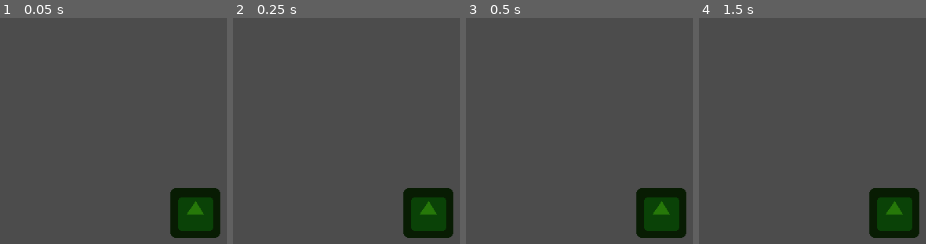
Above: before the commit, frames 1-4 (left to right).
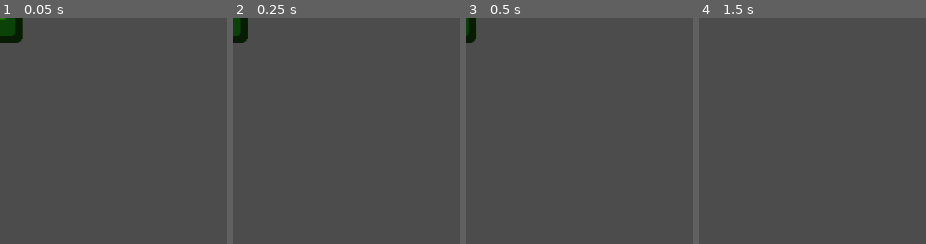
Above: after the commit, the same moments.

Repository: manning390/number-horde
Game: Godot game, scene res://Enemy.tscn
Same seed, same stepped clock (60 frames per second), same inputs: the game is played once before the commit and once after it. This scene is started directly instead of the project's main scene. The engine's default icon, where the game draws it, is replaced by a stand-in: a white triangle on a blue panel in a dark square.
Inputs:
- Up to frame 1 (0.05 s): no input
- Up to frame 2 (0.25 s): no input
- Up to frame 3 (0.5 s): no input
- Up to frame 4 (1.5 s): tap Enter at 0.5 s; tap Space at 1.25 s

The runs differ from the first frame. In frame 1, 5.9% of the frame differs, in the area x 0-97%, y 0-98%; in frame 2, 5.5%; in frame 3, 5.3%; in frame 4, 4.8%.

Commit message:
Spawning zombies and a bunch of other stuff related to that.

Diff:
--- a/Enemy.tscn
+++ b/Enemy.tscn
@@ -1,7 +1,7 @@
 [gd_scene load_steps=5 format=2]
 
 [ext_resource path="res://game_assets/fonts/nightmare-extended-v1/NightmareExtended.ttf" type="DynamicFontData" id=1]
-[ext_resource path="res://Enemy.gd" type="Script" id=2]
+[ext_resource path="res://scripts/Enemy.gd" type="Script" id=2]
 [ext_resource path="res://icon.png" type="Texture" id=3]
 
 [sub_resource type="DynamicFont" id=1]
@@ -16,13 +16,15 @@
 modulate = Color( 0.152941, 0.47451, 0.0392157, 1 )
 texture = ExtResource( 3 )
 
-[node name="Equation" type="Label" parent="."]
+[node name="ZLayer" type="Node2D" parent="."]
+position = Vector2( -20, -51 )
+z_index = 50
+
+[node name="Equation" type="Label" parent="ZLayer"]
 anchor_left = 0.5
 anchor_right = 0.5
-margin_left = -20.0
-margin_top = -51.0
-margin_right = 20.0
-margin_bottom = -37.0
+margin_right = 40.0
+margin_bottom = 16.0
 custom_fonts/font = SubResource( 1 )
 text = "9 + 3"
 align = 1
--- a/Player.tscn
+++ b/Player.tscn
@@ -8,4 +8,6 @@
 script = ExtResource( 1 )
 
 [node name="Random_walk_timer" type="Timer" parent="."]
+one_shot = true
+autostart = true
 [connection signal="timeout" from="Random_walk_timer" to="." method="_on_Random_walk_timer_timeout"]
--- a/Enemy.gd
+++ b/scripts/Enemy.gd
@@ -17,17 +17,21 @@
 	3: "/",
 }
 var speed = base_speed
-onready var velocity = global_position.direction_to(Vector2(0, global_position.y))
 var dead = false
 var surge_flag = true
 
 var equation
 var answer
+onready var equation_label = $ZLayer/Equation
+
+signal zombie_freed(zombie)
 
 func _ready():
-	global_position = Vector2(250, 250)
 	$Overkill_timer.wait_time = overkill_time
 	generate_equation()
+
+func _exit_tree():
+	emit_signal("zombie_freed", self)
 
 func _process(delta):
 	if !dead:
@@ -38,7 +42,11 @@
 			$Surge_delay_timer.start()
 			surge_flag = false
 
-		global_position += velocity * speed * delta
+		global_position += Vector2(-1, 0) * speed * delta
+
+		# Technically this shouldn't happen because of the barricade but eh?
+		if global_position.x < -30:
+			queue_free()
 	else:
 		$Overkill_timer.start()
 		# Spawn particles on hit
@@ -57,7 +65,7 @@
 	answer = calc_answer(term1, term2, operator)
 	equation = "%d %s %d" % [term1, operators[operator], term2]
 	print(equation, " = ", answer)
-	$Equation.text = equation
+	equation_label.text = equation
 
 func calc_answer(term1, term2, operator):
 	match(operator):
--- a/scripts/Global.gd
+++ b/scripts/Global.gd
@@ -1,5 +1,6 @@
 extends Node
 
+onready var screen_size = get_viewport().size
 var node_creation_parent = null
 
 func instance_node(node, location, parent):
@@ -9,4 +10,12 @@
 	return node_instance
 
 func rand_color():
+	randomize()
 	return Color.from_hsv(randf(), 1, 1)
+
+func get_spawn_position(isPlayer = false):
+	randomize()
+	if isPlayer:
+		return Vector2(rand_range(20, 250), rand_range((screen_size.y / 2) - 20, screen_size.y - 20))
+	else:
+		return Vector2(screen_size.x + rand_range(20, 60), rand_range((screen_size.y / 2) - 20, screen_size.y - 20))
--- a/scripts/Player.gd
+++ b/scripts/Player.gd
@@ -1,4 +1,9 @@
 extends Sprite
+
+var velocity = Vector2()
+export(int) var walk_speed = 35
+export(int) var min_wait_to_walk = 3
+export(int) var max_wait_to_walk = 10
 
 var can_shoot = true
 var id
@@ -12,8 +17,20 @@
 
 func _process(delta):
 	if walking:
-		global_position = lerp(global_position, target_pos, 2)
+		velocity = global_position.direction_to(target_pos)
+		global_position += velocity * walk_speed * delta
+		if global_position.distance_to(target_pos) < walk_speed:
+			walking = false
+			randomize()
+			$Random_walk_timer.wait_time = randi() % (max_wait_to_walk - min_wait_to_walk) + min_wait_to_walk
+			$Random_walk_timer.start()
+
+# func fire():
+#	walking = false
+#	$Random_walk_timer.start()
 
 func _on_Random_walk_timer_timeout():
-	target_pos = Vector2(randi() % 224 + 30, randi() % 580 + 20)
+	randomize()
+	target_pos = Vector2(randi() % 230 + 20, randi() % 560 + 20) # Stay between 0 and 250 and 20 and 580
+	target_pos = Global.get_spawn_position(true)
 	walking = true
--- a/scripts/Server.gd
+++ b/scripts/Server.gd
@@ -1,4 +1,6 @@
 extends Node
+
+var zombie_node = preload("res://Enemy.tscn")
 
 const PORT = 9080
 var _server = WebSocketServer.new()
@@ -17,6 +19,8 @@
 var player = preload("res://Player.tscn")
 
 var players = {}
+var zombies = []
+var targetable_zombies = []
 
 # Called when the node enters the scene tree for the first time.
 func _ready():
@@ -41,8 +45,36 @@
 	Global.node_creation_parent = null
 	_server.stop()
 
-func _process(_delta):
+func _process(delta):
+	# Spawn a zombie for every player there is, negative numbers ignored
+	spawn_zombie(players.size() - zombies.size())
+
 	_server.poll()
+
+func get_targetable_zombies():
+	var out = []
+	for z in zombies:
+		if z.global_position.x < Global.screen_size.x:
+			out.append(z)
+	out.sort_custom(self, "sort_zombie_distance")
+	return out
+
+static func sort_zombie_distance(a, b):
+	if a.global_position.x < b.global_position.x:
+		return true
+	return false
+
+func spawn_zombie(count):
+	if Global.node_creation_parent == null || count <= 0:
+		return
+	for i in count:
+		print("zombie spawned")
+		var z = Global.instance_node(zombie_node, Global.get_spawn_position(), Global.node_creation_parent)
+		z.connect("zombie_freed", self, "_on_zombie_freed")
+		zombies.append(z)
+
+func _on_zombie_freed(zombie):
+	zombies.erase(zombie)
 
 func _on_close_request(id, code, reason):
 	print("Client %d disconnecting with code: %d, reason: %s" % [id, code, reason])
@@ -70,8 +102,7 @@
 	# Assuming 1024 x 600, 1/4 left side of screen with 30px m and full height with 20px m
 	var player_instance = null
 	if (Global.node_creation_parent != null):
-		var pos = Vector2(randi() % 226 + 30, randi() % 580 + 20)
-		player_instance = Global.instance_node(player, pos, Global.node_creation_parent)
+		player_instance = Global.instance_node(player, Global.get_spawn_position(true), Global.node_creation_parent)
 		player_instance.modulate = color
 
 	players[id] = {
